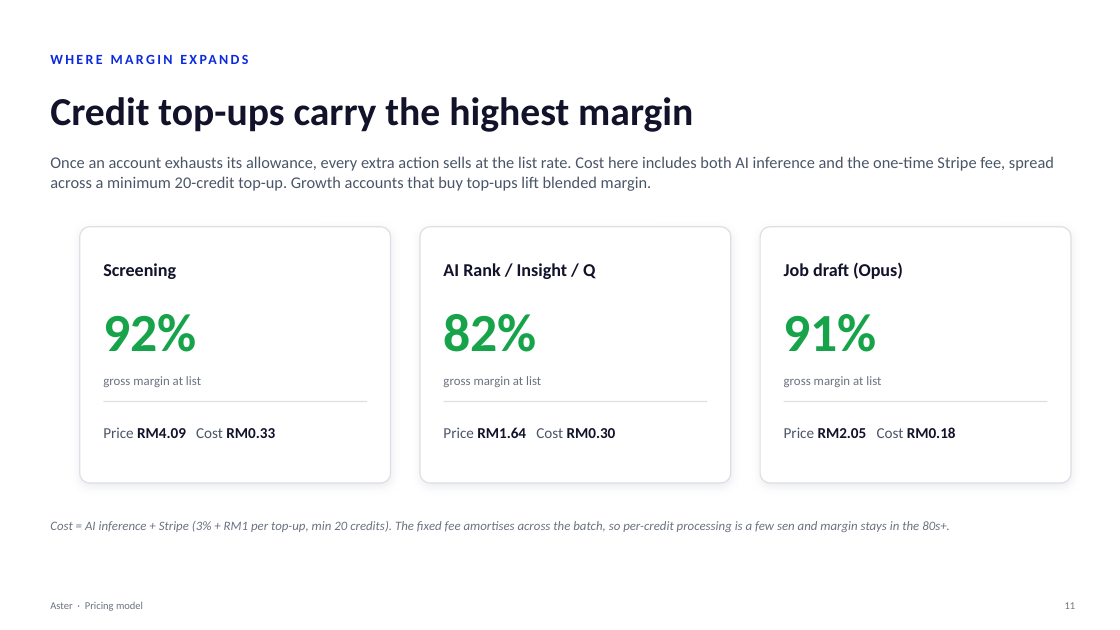
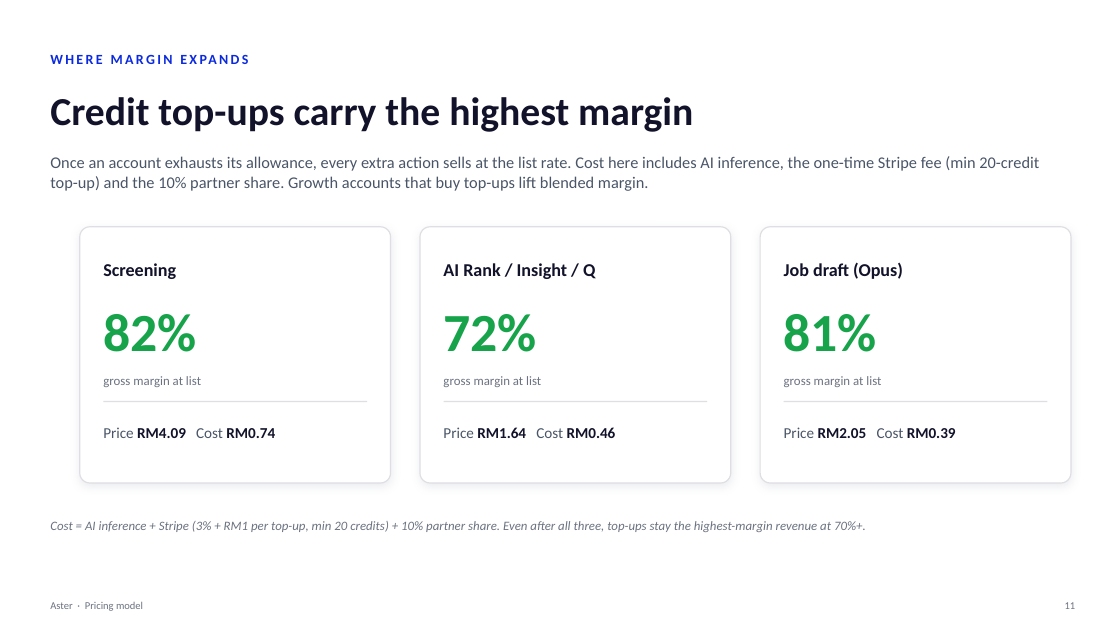
Before and after one commit to shahramly83/aster, a slide deck: slide 11 of docs/aster-pricing.pptx. Drawn at 1120x630 pixels with LibreOffice and Linux fonts; fonts in the diff are those of the drawing. Boxes give left, top, right and bottom in pixels: in the first picture for what was removed or moved away, otherwise in the second. Text is boxed around its words. In the diff, an @@ line names an element or a change of style, - is before the commit and + after.

```diff
--- a/docs/aster-pricing.pptx
+++ b/docs/aster-pricing.pptx
@@ text at [50, 156, 1039, 191]: text changed @@
-Once an account exhausts its allowance, every extra action sells at the list rate. Cost here includes both AI inference and the one-time Stripe fee, spread across a minimum 20-credit top-up. Growth accounts that buy top-ups lift blended margin.
+Once an account exhausts its allowance, every extra action sells at the list rate. Cost here includes AI inference, the one-time Stripe fee (min 20-credit top-up) and the 10% partner share. Growth accounts that buy top-ups lift blended margin.
@@ text at [103, 314, 196, 352]: text changed @@
-92%
+82%
@@ text at [443, 314, 536, 352]: text changed @@
-82%
+72%
@@ text at [784, 314, 877, 352]: text changed @@
-91%
+81%
@@ text at [103, 427, 275, 438]: text changed @@
-Price RM4.09 Cost RM0.33
+Price RM4.09 Cost RM0.74
@@ text at [443, 427, 616, 438]: text changed @@
-Price RM1.64 Cost RM0.30
+Price RM1.64 Cost RM0.46
@@ text at [784, 427, 956, 438]: text changed @@
-Price RM2.05 Cost RM0.18
+Price RM2.05 Cost RM0.39
@@ text at [50, 521, 866, 532]: text changed @@
-Cost = AI inference + Stripe (3% + RM1 per top-up, min 20 credits). The fixed fee amortises across the batch, so per-credit processing is a few sen and margin stays in the 80s+.
+Cost = AI inference + Stripe (3% + RM1 per top-up, min 20 credits) + 10% partner share. Even after all three, top-ups stay the highest-margin revenue at 70%+.
```
Also in this commit, not shown: 4 other slides changed.
